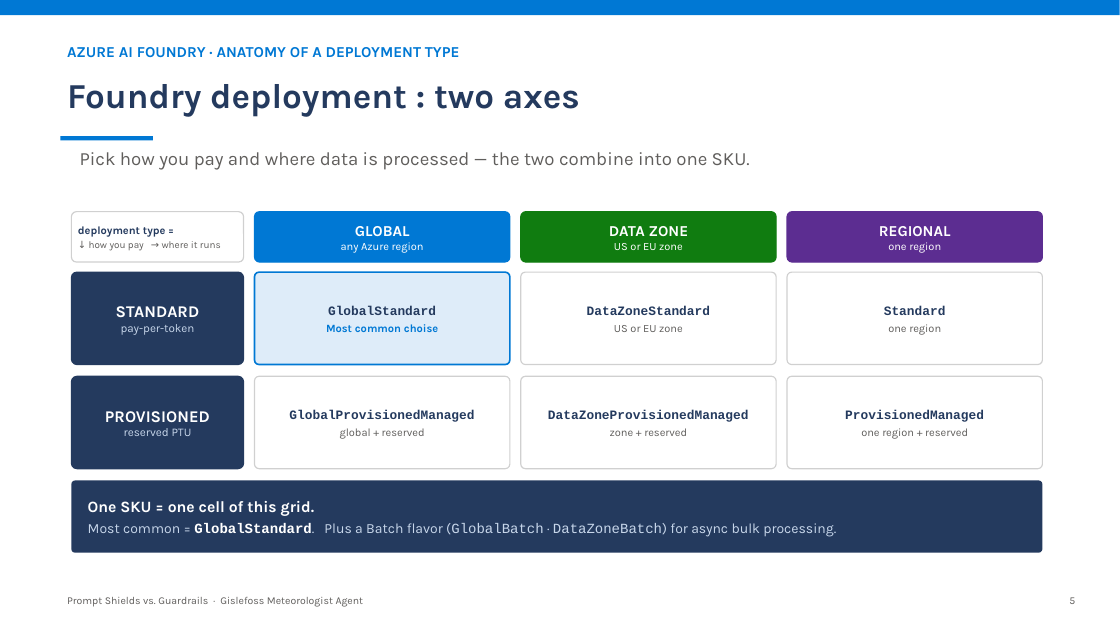
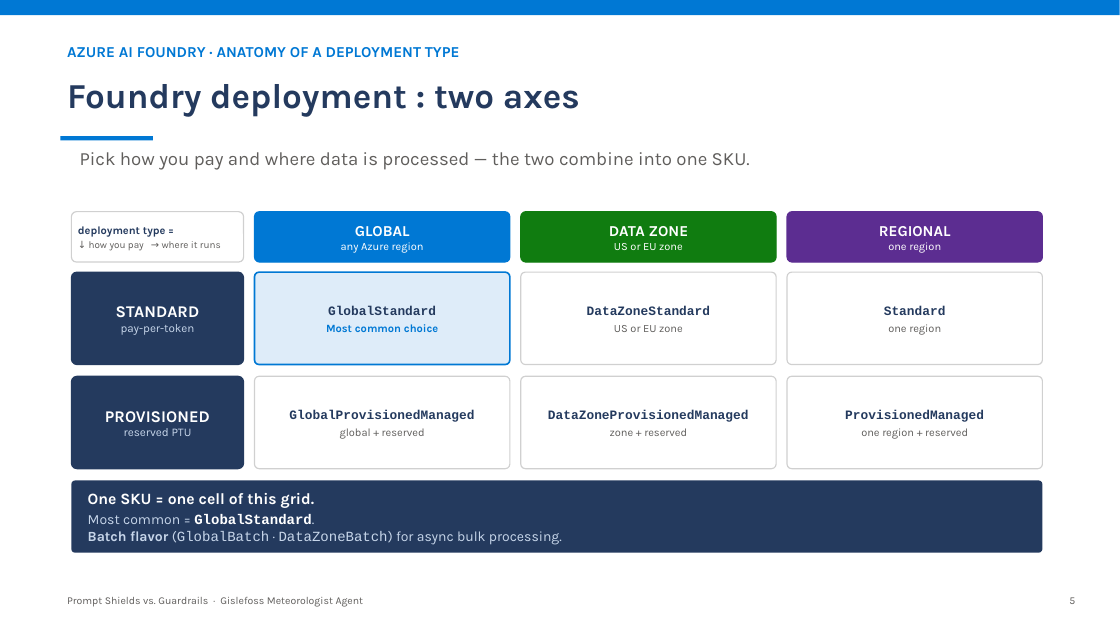
Before and after one commit to mchudinov/Gislefoss, a slide deck: slide 5 of docs/prompt-shields-vs-guardrails.pptx. Drawn at 1120x630 pixels with LibreOffice and Linux fonts; fonts in the diff are those of the drawing. Boxes give left, top, right and bottom in pixels: in the first picture for what was removed or moved away, otherwise in the second. Text is boxed around its words. In the diff, an @@ line names an element or a change of style, - is before the commit and + after.

```diff
--- a/docs/prompt-shields-vs-guardrails.pptx
+++ b/docs/prompt-shields-vs-guardrails.pptx
@@ text at (326, 324, 438, 332): text changed @@
-Most common choise
+Most common choice
@@ text "One SKU = one cell ...": place and size @@
-text "One SKU = one cell ..." at (88, 501, 836, 537)
+text "One SKU = one cell ..." at (88, 493, 562, 545)
@@ text at (88, 514, 562, 545): text changed @@
-Most common = GlobalStandard. Plus a Batch flavor (GlobalBatch · DataZoneBatch) for async bulk processing.
+Most common = GlobalStandard.
+Batch flavor (GlobalBatch · DataZoneBatch) for async bulk processing.
```
Also in this commit, not shown: 1 other slide changed.
